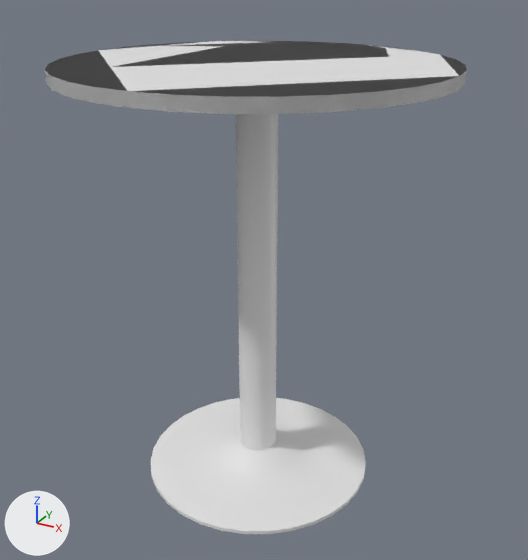
The FBX model Assets/Art/Meshes/SM_roundTable_01.fbx as it was, and as the next commit left it.
The view is the same before and after, from a 50 mm lens placed at (0.629, -1.118, 0.977), pointed at (0.024, -0.017, 0.426). Every picture has the same lights, and +X, +Y and +Z are marked at lower left. Materials are left out; every surface is plain grey. Where no turn or scale is listed for an object, it has been applied to the vertices.

Objects in the first picture: 'RoundTable.001', 'col_roundTable_01'.
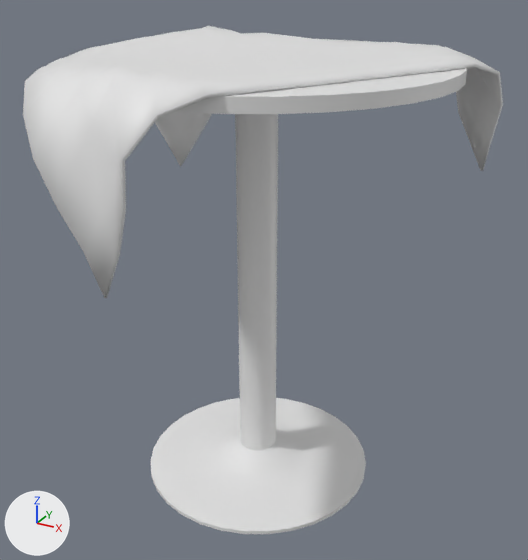
What differs and where, as boxes (x1, y1, x2, y2) in the pictures (528 x 560 px):
'RoundTable.001', reshaped (14% wider)
    before: (45, 41, 467, 534)
    after: (23, 26, 503, 534)
'col_roundTable_01', deleted
    before: (45, 73, 465, 114)
part 1 of me_circle_004, added
    after: (23, 26, 503, 298)

The change, as a list of edits to the scene's bpy script:
```text
Change me_circle_004:
    used by ob_roundtable_001; location = (0.0, 0.0, 0.0)
    remove me_circle_004.from_pydata(...)  # 416 vertices, 338 faces; spans x -0.345..0.345, y -0.345..0.345, z 0.0..0.818
    add me_circle_004.from_pydata(...)  # 850 vertices, 770 faces; spans x -0.398..0.373, y -0.43..0.355, z 0.0..0.849
    me_circle_004 part 1: a new loose piece of 434 vertices spanning x -0.398..0.373, y -0.43..0.355, z 0.547..0.849
Remove ob_col_roundtable_01:
    ob_col_roundtable_01 = bpy.data.objects.new('col_roundTable_01', me_circle_005)
    ob_col_roundtable_01.location = (0.0, 0.0, 0.0)
```
